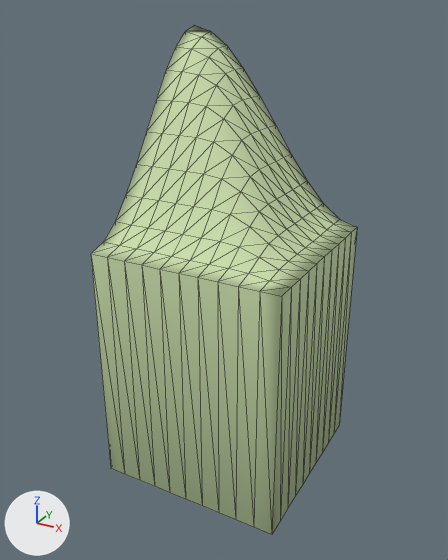
What one commit did to the glTF model ground/ground-corner-out.glb.
Before and after are seen from a 50 mm camera at (1.41, -2.64, 1.08) aimed at (-0.02, -0.04, -0.21). Every picture has the same lights, and +X, +Y and +Z are marked at lower left. The picture after the commit comes second. Mesh edges are drawn as thin lines.

The first picture shows 'ground-corner-out'.
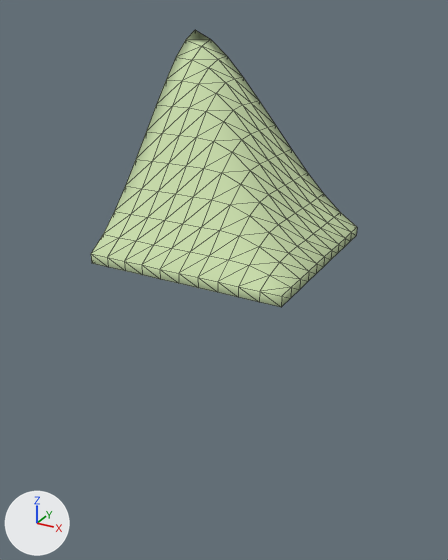
Changed parts and their boxes [x1, y1, x2, y2] in the pictures (448 x 560 px):
'ground-corner-out', reshaped (45% shorter)
    before: [91, 26, 357, 534]
    after: [91, 30, 357, 307]

Patch to the scene script:
```diff
--- a/ground/ground-corner-out.glb.py
+++ b/ground/ground-corner-out.glb.py
@@ me_ground_corner_out @@
 # used by ob_ground_corner_out; location = (0.0, 0.0, 0.0)
-me_ground_corner_out.from_pydata(...)  # 161 vertices, 280 faces; spans x -0.5..0.5, y -0.5..0.5, z -1.3..0.99
+me_ground_corner_out.from_pydata(...)  # 161 vertices, 280 faces; spans x -0.5..0.5, y -0.5..0.5, z -0.05..0.97
+# me_ground_corner_out part 1: 130 of 161 vertices moved; they spanned x -0.5..0.5, y -0.5..0.5, z -1.3..0.99 and now span x -0.5..0.5, y -0.5..0.5, z -0.05..0.97; mean shift (0.0, 0.0, 0.32); largest move (0.5, 0.5, -1.3) -> (0.5, 0.5, -0.05)
 me_ground_corner_out.materials.append(mat_ground)
```
